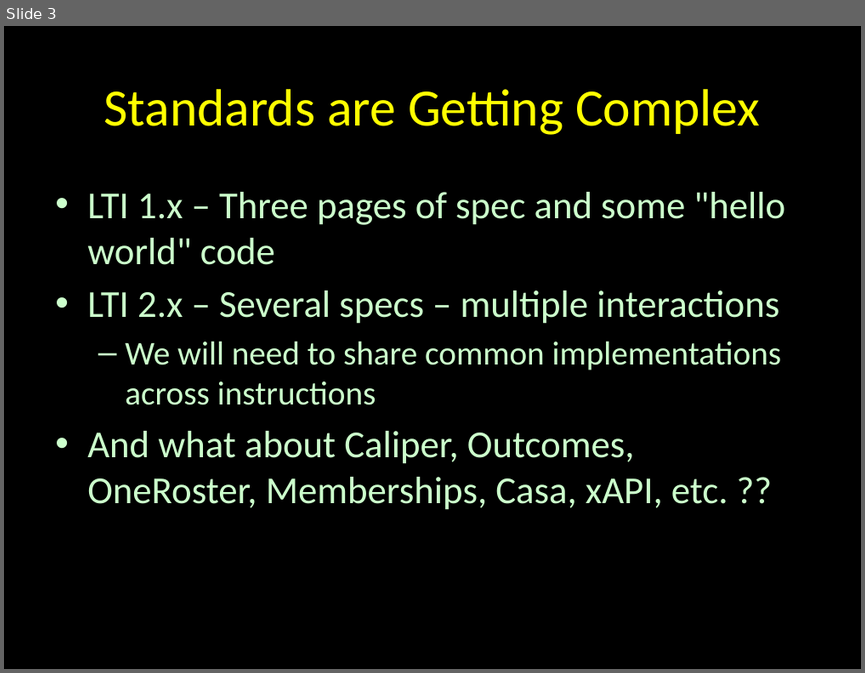
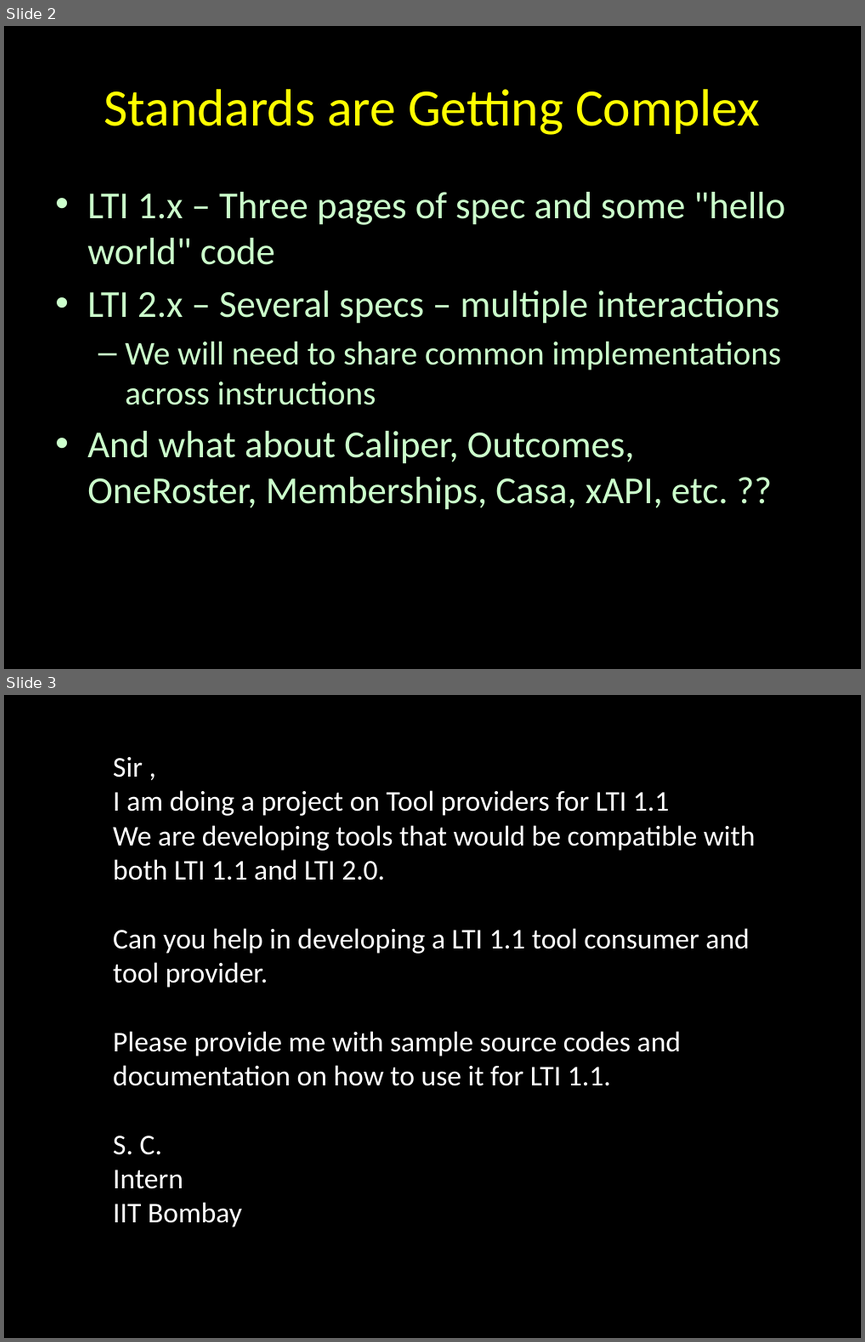
Before and after one commit to csev/tsugi-web, a slide deck: docs/lectures/00-Mini.pptx. Shown one above the other, each under a label of ours: slide 3 before the commit, slides 2 and 3 after it. The pictures are 865x673 and 865x1342 pixels, drawn with LibreOffice and Linux fonts; fonts in the diff are those of the drawing. Boxes give left, top, right and bottom in pixels: in the first picture for what was removed or moved away, otherwise in the second. Text is boxed around its words. In the diff, an @@ line names an element or a change of style, - is before the commit and + after.

```diff
--- a/docs/lectures/00-Mini.pptx
+++ b/docs/lectures/00-Mini.pptx
@@ slide 3 added at bbox=[4, 695, 861, 1338], background #000000 @@
@@ text added at bbox=[113, 757, 755, 1227], 24 pt, text #FFFFFF @@
+Sir ,
+I am doing a project on Tool providers for LTI 1.1
+We are developing tools that would be compatible with both LTI 1.1 and LTI 2.0.
+Can you help in developing a LTI 1.1 tool consumer and tool provider.
+Please provide me with sample source codes and documentation on how to use it for LTI 1.1.
+S. C.
+Intern
+IIT Bombay
@@ what was slide 3 is now slide 2 @@
```
Also in this commit, not shown: 3 slides changed, 9 other slides added, 1 slide removed, 2 other files.
